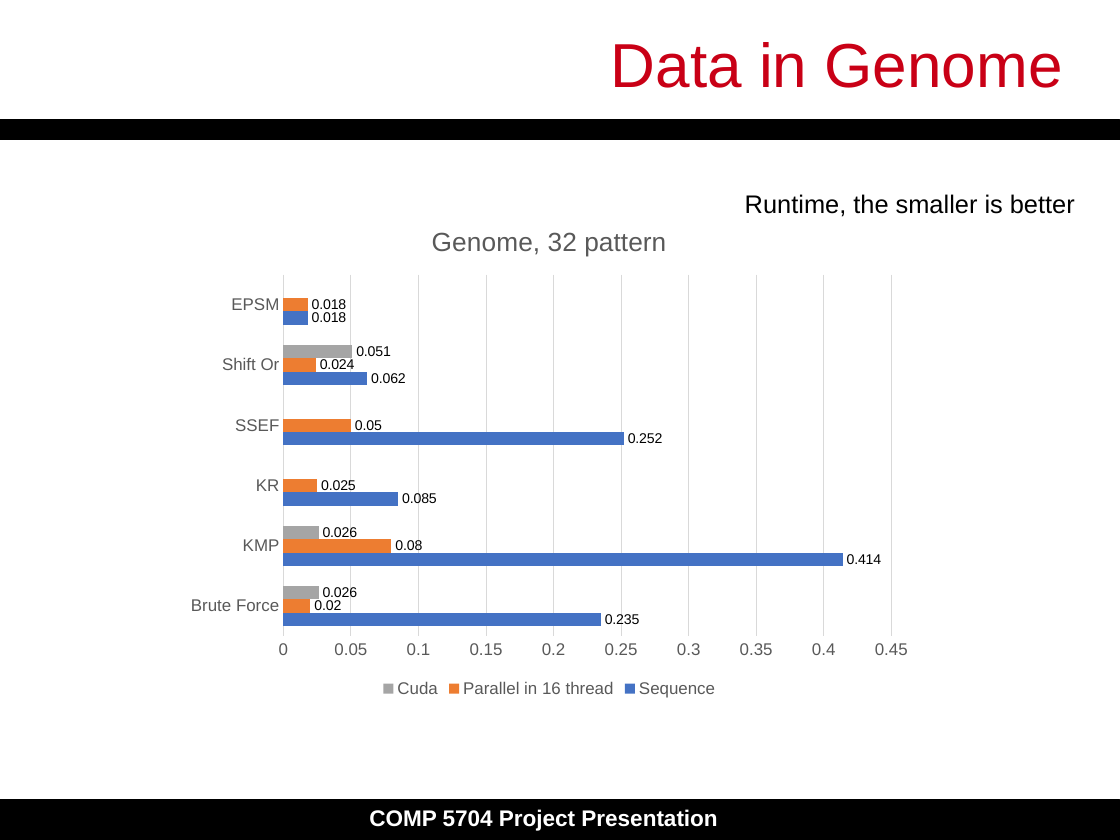
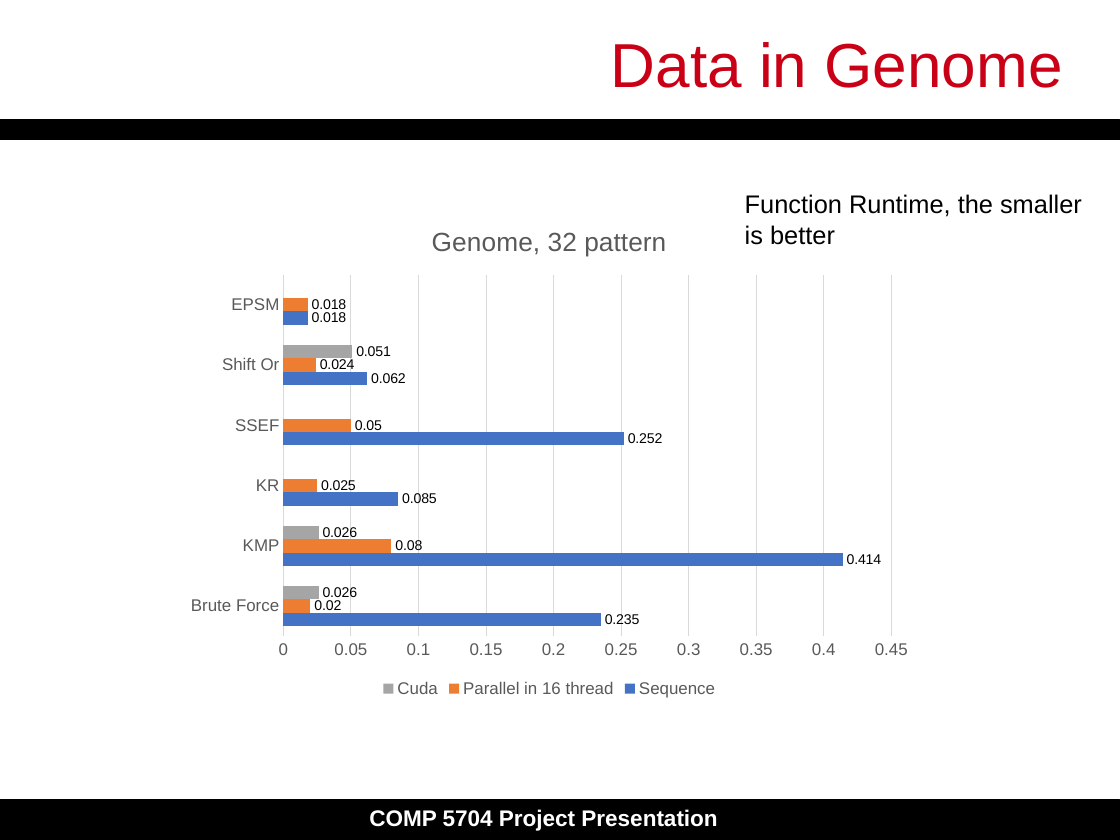
Before and after one commit to dengyull/COMP5704-project, a slide deck: slide 15 of Final_Presentation.pptx. Drawn at 1120x840 pixels with LibreOffice and Linux fonts; fonts in the diff are those of the drawing. Boxes give left, top, right and bottom in pixels: in the first picture for what was removed or moved away, otherwise in the second. Text is boxed around its words. In the diff, an @@ line names an element or a change of style, - is before the commit and + after.

```diff
--- a/Final_Presentation.pptx
+++ b/Final_Presentation.pptx
@@ text at (745, 194, 1082, 245): text changed @@
-Runtime, the smaller is better
+Function Runtime, the smaller is better
```
Also in this commit, not shown: 3 other slides changed, 18 other files.
